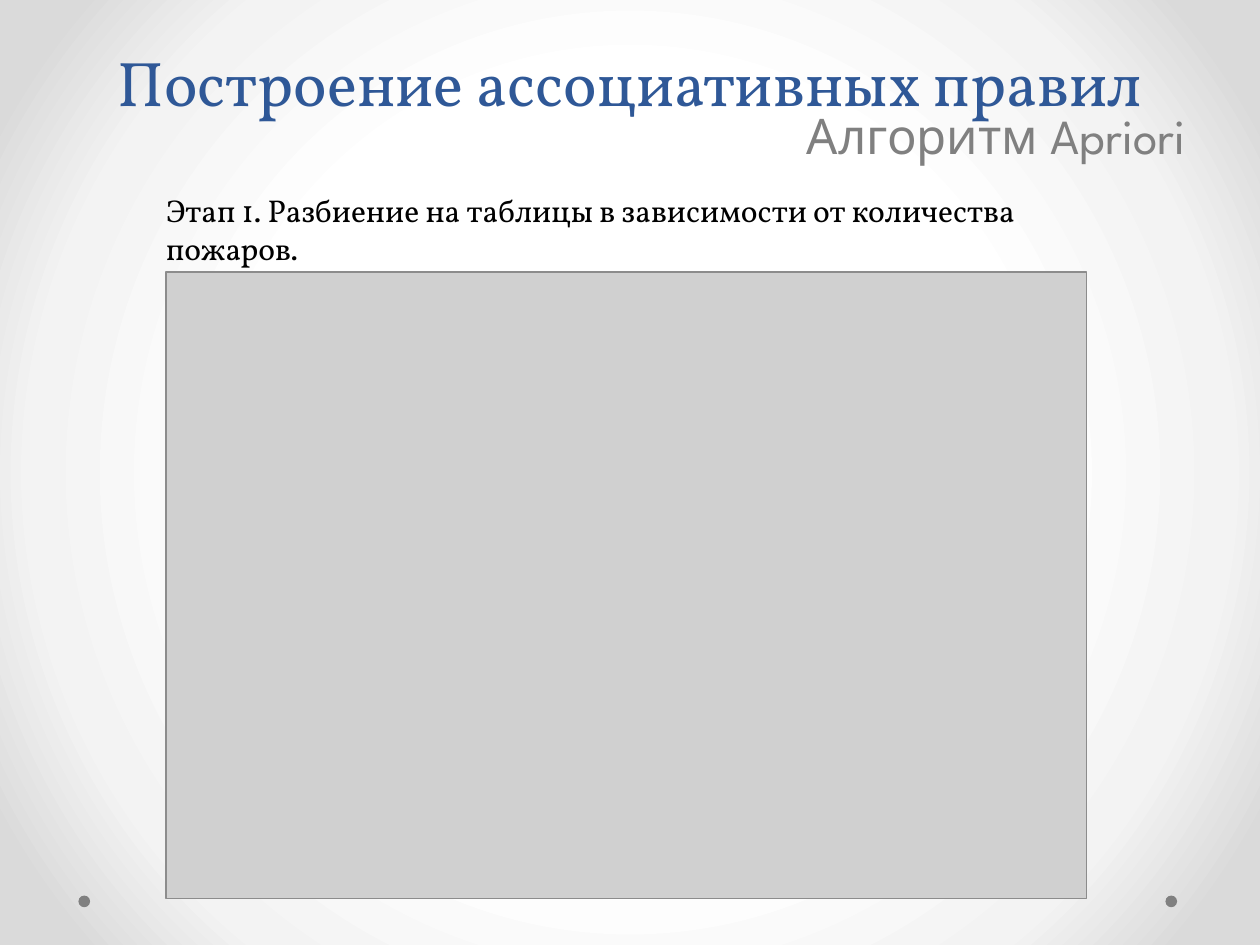
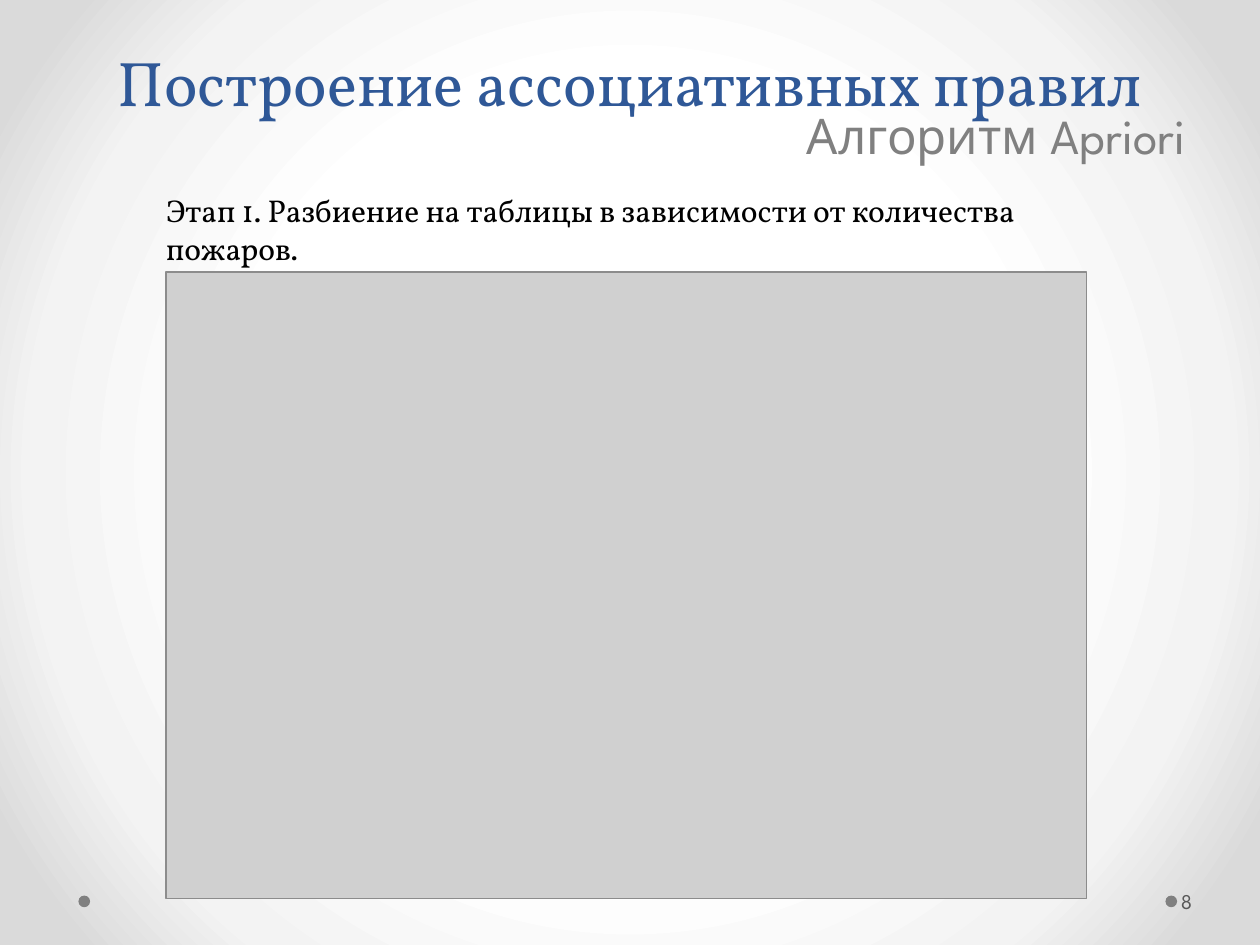
Before and after one commit to kmi9work/Fires, a slide deck: slide 8 of Apriori/my_tex/Поиск ассоциативных правил_Apriori.pptx (slide 9 before the commit). Drawn at 1260x945 pixels with LibreOffice and Linux fonts; fonts in the diff are those of the drawing; grey boxes stand for pictures. Boxes give left, top, right and bottom in pixels: in the first picture for what was removed or moved away, otherwise in the second. Text is boxed around its words. In the diff, an @@ line names an element or a change of style, - is before the commit and + after.

```diff
--- a/Apriori/my_tex/Поиск ассоциативных правил_Apriori.pptx
+++ b/Apriori/my_tex/Поиск ассоциативных правил_Apriori.pptx
@@ page number added at [1181,895,1192,909], 12 pt, text #595959 @@
+8
```
Also in this commit, not shown: 10 other slides changed, 3 slides added, 1 slide removed, 5 other files.
